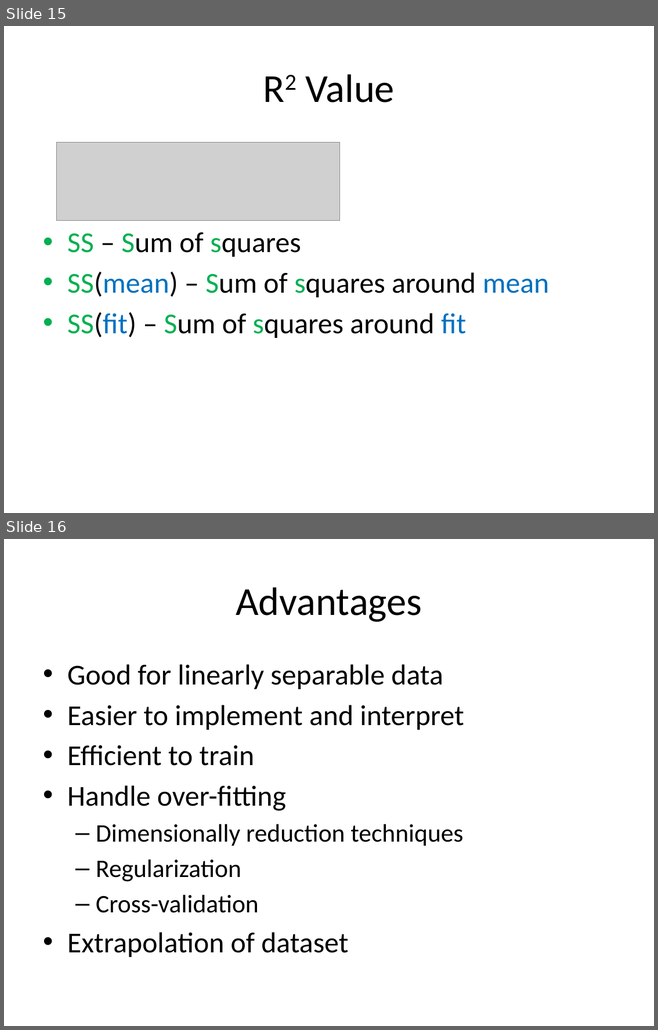
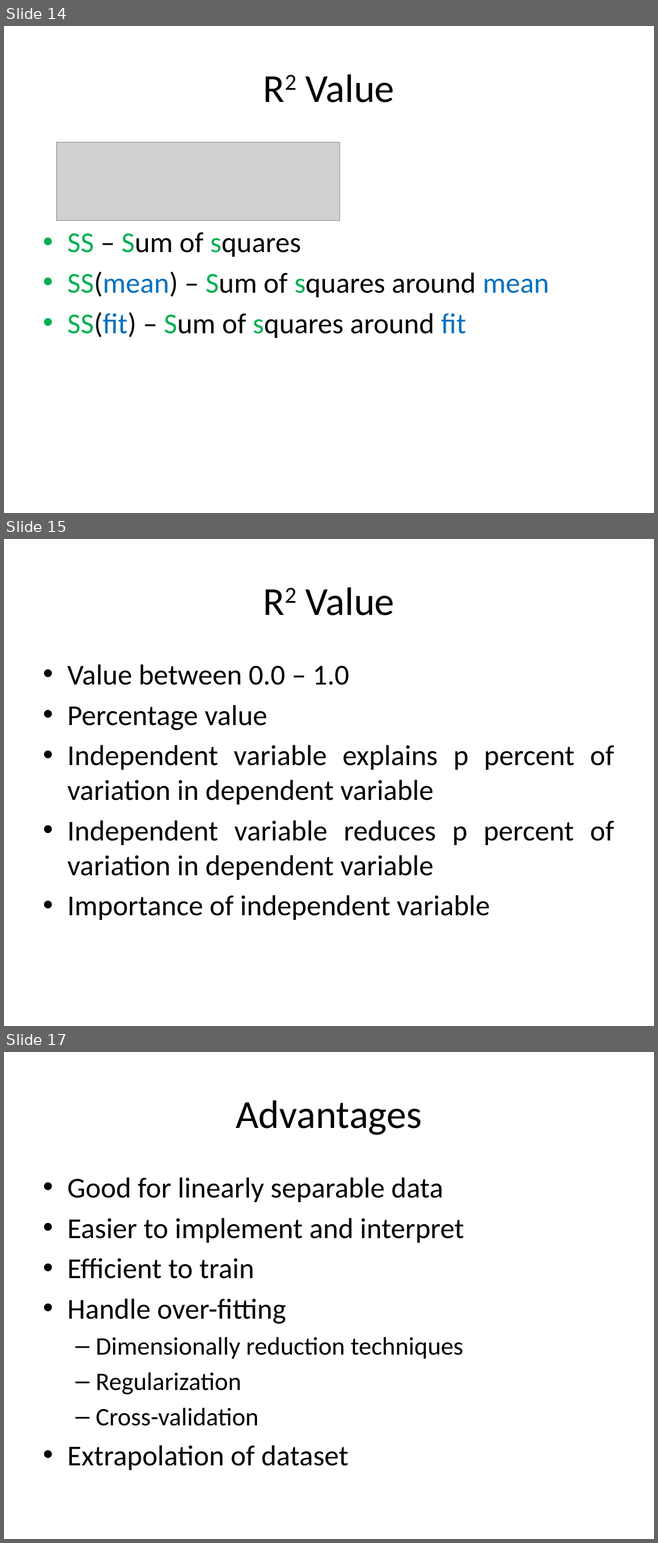
Before and after one commit to look4pritam/ArtificialIntelligence, a slide deck: MachineLearning/LinearRegression/LinearRegression.pptx. Shown one above the other, each under a label of ours: slides 15 and 16 before the commit, slides 14, 15 and 17 after it; the slides between them are not shown. The pictures are 658x1030 and 658x1543 pixels, drawn with LibreOffice and Linux fonts; fonts in the diff are those of the drawing; grey boxes stand for pictures. Boxes give left, top, right and bottom in pixels: in the first picture for what was removed or moved away, otherwise in the second. Text is boxed around its words. In the diff, an @@ line names an element or a change of style, - is before the commit and + after.

```diff
--- a/MachineLearning/LinearRegression/LinearRegression.pptx
+++ b/MachineLearning/LinearRegression/LinearRegression.pptx
@@ slide 15 added at [4, 539, 654, 1026], background #FFFFFF @@
@@ title added at [306, 587, 394, 616], 44 pt, text #000000 @@
+R2 Value
@@ text added at [67, 664, 614, 920], 32 pt, text #000000 @@
+• Value between 0.0 – 1.0
+• Percentage value
+• Independent variable explains p percent of variation in dependent variable
+• Independent variable reduces p percent of variation in dependent variable
+• Importance of independent variable
@@ what was slide 15 is now slide 14 @@
@@ what was slide 16 is now slide 17 @@
```
Also in this commit, not shown: 3 slides changed.
